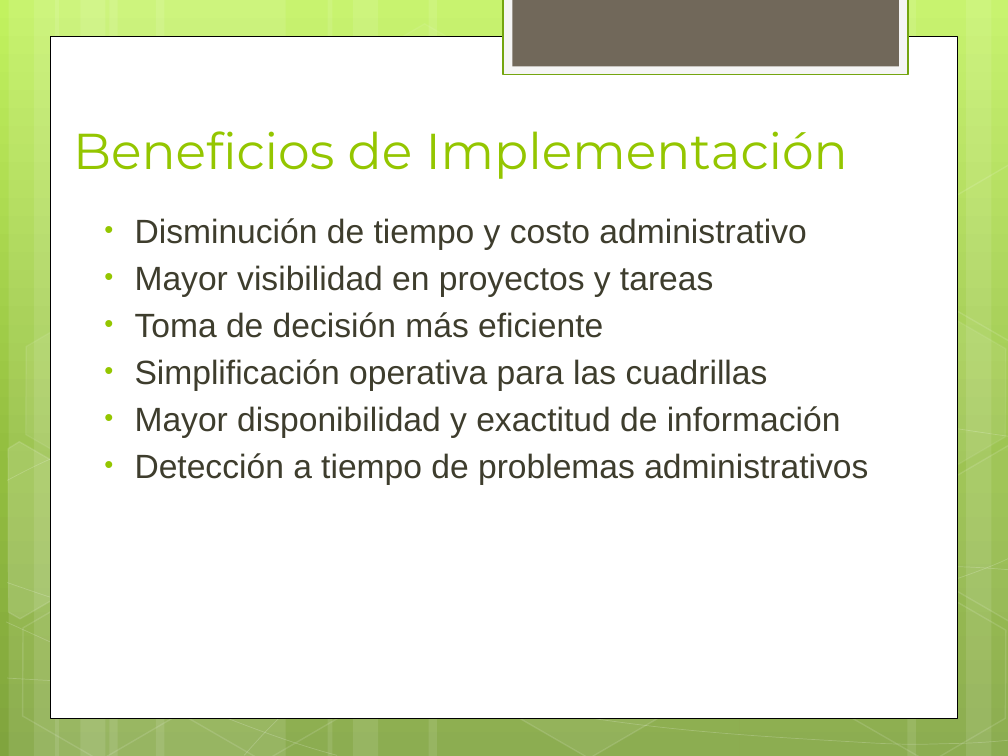
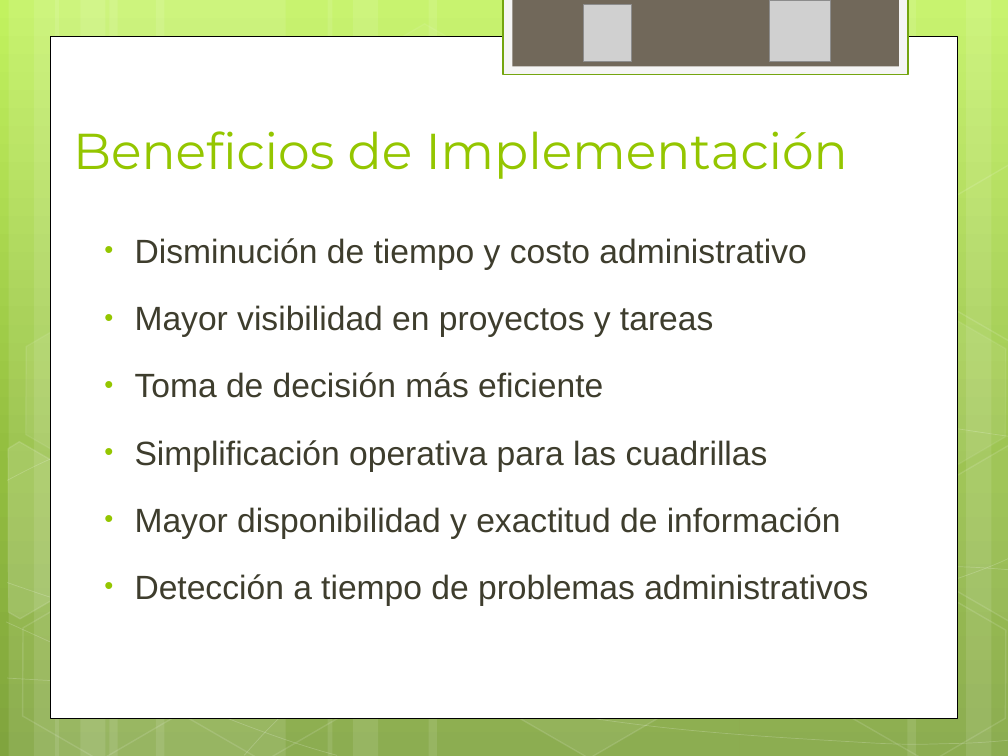
Before and after one commit to ptissera/habilitacion-profesional-2012-4k4, a slide deck: slide 29 of Documentacion/Proyecto/Presentacion Final/Exposicion Final.pptx. Drawn at 1008x756 pixels with LibreOffice and Linux fonts; fonts in the diff are those of the drawing; grey boxes stand for pictures. Boxes give left, top, right and bottom in pixels: in the first picture for what was removed or moved away, otherwise in the second. Text is boxed around its words. In the diff, an @@ line names an element or a change of style, - is before the commit and + after.

```diff
--- a/Documentacion/Proyecto/Presentacion Final/Exposicion Final.pptx
+++ b/Documentacion/Proyecto/Presentacion Final/Exposicion Final.pptx
@@ picture added at box(584, 4, 632, 61) @@
@@ picture added at box(770, 1, 832, 62) @@
@@ text "Disminución de tiempo y costo ..." at box(135, 238, 868, 606): line spacing 1 to 1.5 @@
```
Also in this commit, not shown: 6 other slides changed, 5 slides added, 4 slides removed.
